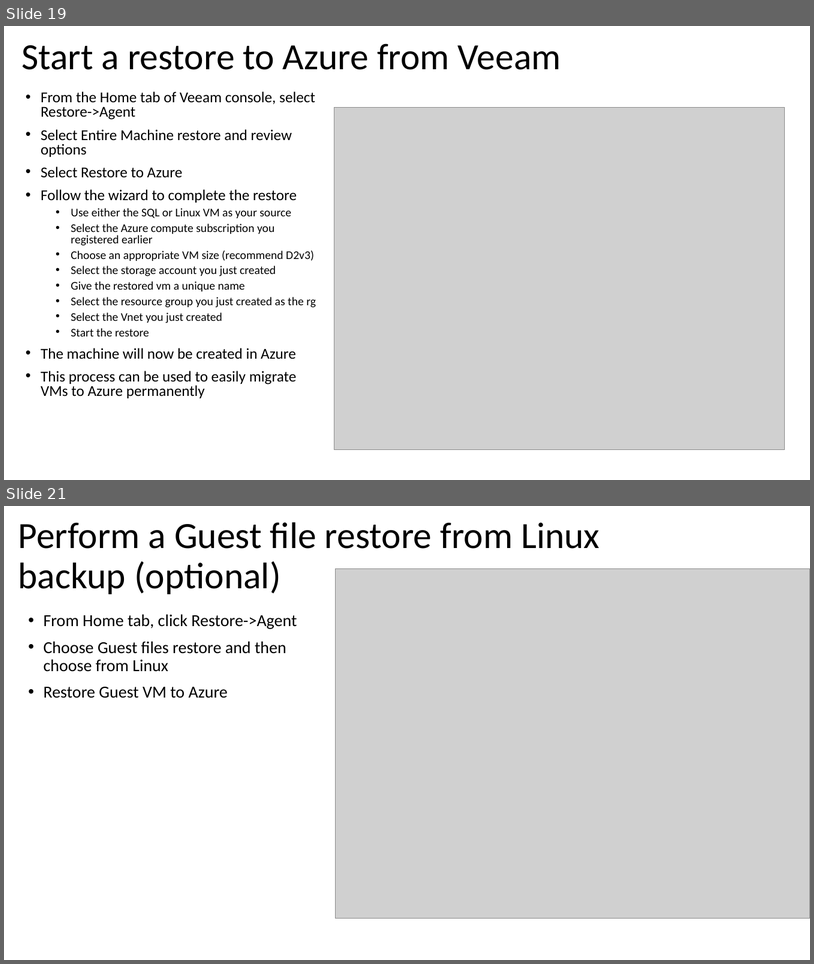
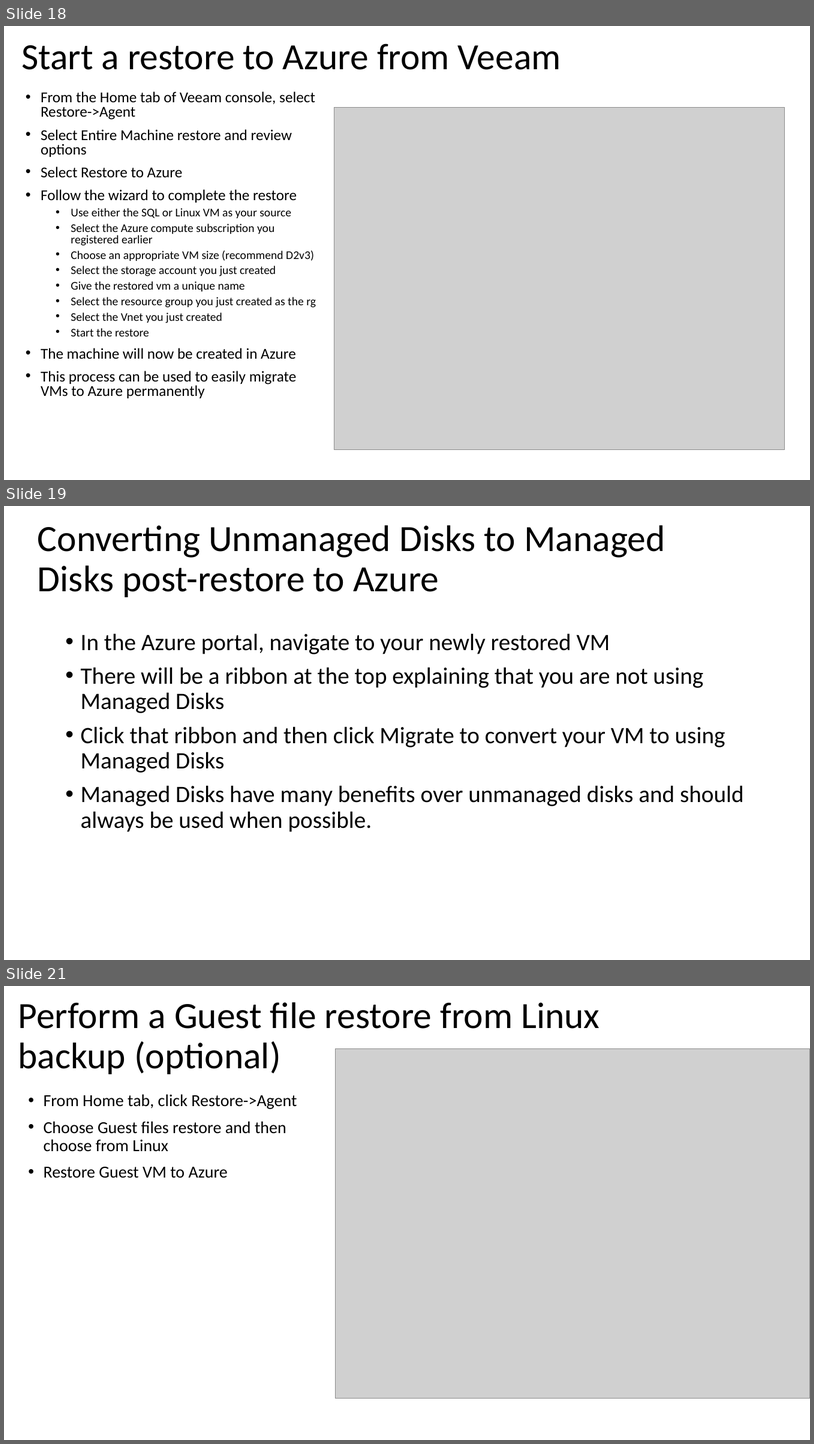
Before and after one commit to dkirby-ms/VeeamOnAzureLab, a slide deck: Veeam Lab Guide.pptx. Shown one above the other, each under a label of ours: slides 19 and 21 before the commit, slides 18, 19 and 21 after it; the slides between them are not shown. The pictures are 814x964 and 814x1444 pixels, drawn with LibreOffice and Linux fonts; fonts in the diff are those of the drawing; grey boxes stand for pictures. Boxes give left, top, right and bottom in pixels: in the first picture for what was removed or moved away, otherwise in the second. Text is boxed around its words. In the diff, an @@ line names an element or a change of style, - is before the commit and + after.

```diff
--- a/Veeam Lab Guide.pptx
+++ b/Veeam Lab Guide.pptx
@@ slide 19 added at box(4, 506, 810, 960), background #FFFFFF @@
@@ title added at box(38, 525, 665, 597), 44 pt, text #000000 @@
+Converting Unmanaged Disks to Managed Disks post-restore to Azure
@@ text added at box(81, 633, 744, 832), 28 pt, text #000000 @@
+• In the Azure portal, navigate to your newly restored VM
+• There will be a ribbon at the top explaining that you are not using Managed Disks
+• Click that ribbon and then click Migrate to convert your VM to using Managed Disks
+• Managed Disks have many benefits over unmanaged disks and should always be used when possible.
@@ what was slide 19 is now slide 18 @@
```
Also in this commit, not shown: 5 slides changed, 1 other slide added, 2 slides removed, 1 other file.
